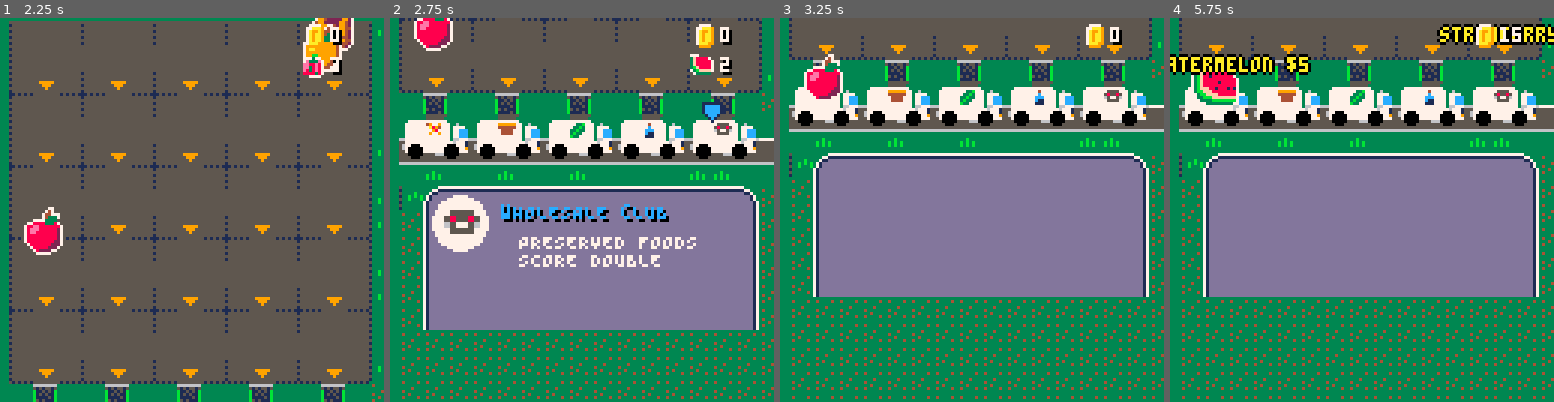
Above: before the commit, frames 1-4 (left to right).
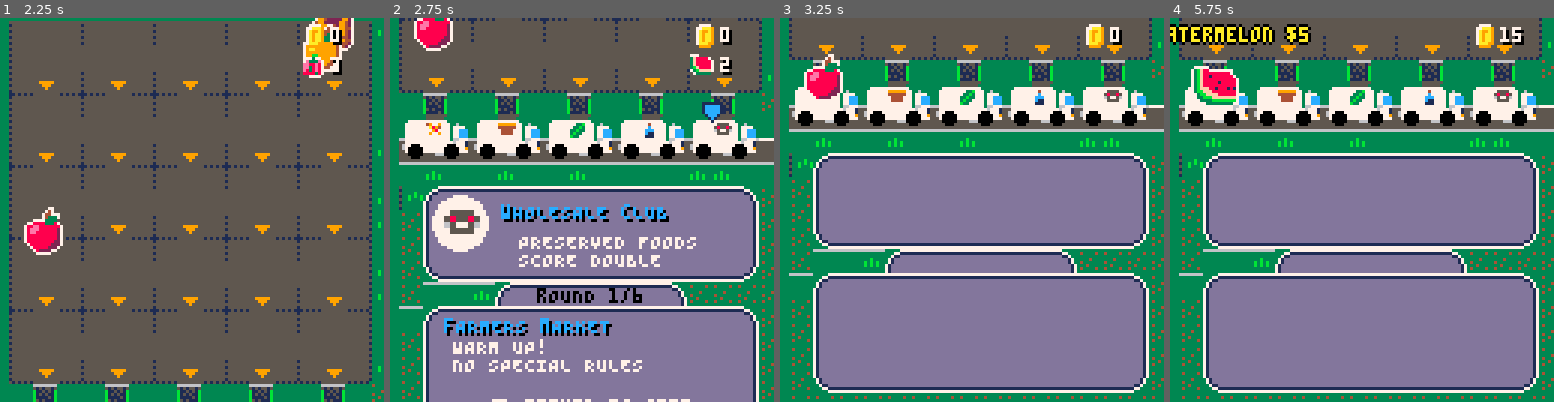
Above: after the commit, the same moments.

Repository: joeld42/ldjam_jovoc
Game: PICO-8 cartridge ld52_harvest/harvest.p8
Same seed, same stepped clock (60 frames per second), same inputs: the game is played once before the commit and once after it.
Inputs:
- Up to frame 1 (2.25 s): tap O (Z key) at 0.33, 0.7, 1.43, 2.22 s; tap X (X key) at 1.07, 2.07 s; hold Left from 1.97 s (still down)
- Up to frame 2 (2.75 s): release Left at 2.37 s; tap X (X key) at 2.4, 2.73 s; hold Down from 2.42 s (still down)
- Up to frame 3 (3.25 s): release Down at 2.82 s; hold Right from 2.87 s (still down); tap X (X key) at 3.07 s; tap O (Z key) at 3.1 s
- Up to frame 4 (5.75 s): tap X (X key) every 0.33 s from 3.4 to 5.73 s; release Right at 3.53 s; hold Up 3.58-4.08 s; tap O (Z key) at 3.98, 4.87 s; hold Right 4.13-4.53 s; hold Down 4.58-5.08 s; hold Left from 5.13 s (still down)

Frame 1 is identical in both runs. In frame 2, 24% of the frame differs, in the area x 2-97%, y 64-100%; in frame 3, 28%; in frame 4, 32%, in the area x 0-100%, y 1-98%.

Commit message:
build working

Diff:
--- a/ld52_harvest/code/harvest.lua
+++ b/ld52_harvest/code/harvest.lua
@@ -23,8 +23,22 @@
     buildy=-1
     bgx=0
     bgy=0
+    buildleft=0
+
+    round = 1
 
     msgs = {}
+
+    roundinfo = {
+        { name="fARMERS mARKET", desc="WARM UP!\nNO SPECIAL RULES", fkind=99, fmul=1 },
+
+        { name="aPPLE a dAY", desc="APPLE ITEMS X3", fkind=1, fmul=3 },
+        { name="oRANGE yOU gLAD", desc="CITRUS ITEMS X2", fkind=2, fmul=2 },
+        { name="pUMPKIN sPICE sEASON", desc="PUMPKIN ITEMS X2", fkind=3, fmul=2  },
+        { name="sTRAWBERRY fESTIVAL", desc="STRAWBERRY ITEMS X2", fkind=4, fmul=2  },
+        { name="aQUAS fRESCAS", desc="WATERMELON ITEMS X2", fkind=5, fmul=2  },
+    }
+    rinfo = roundinfo[1]
 
     buyerinfo = {
         { name="jUICE bAR", desc="SMOOTHIES\nSCORE DOUBLE" },
@@ -34,11 +48,11 @@
         { name="wHOLESALE cLUB", desc="PRESERVED FOODS\nSCORE DOUBLE" },
     }
     fruitinfo = {
-        { name="apple", fnum=64, cbase=8, cdark=2, cbrite=14, vp = 1 },
-        { name="orange", fnum=64, cbase=9, cdark=4, cbrite=10, vp = 2 },
-        { name="pumpkin", fnum=66, cbase=4, cdark=2, cbrite=9, vp = 3 },
-        { name="strawberry", fnum=66, cbase=8, cdark=3, cbrite=14, vp = 4 },
-        { name="watermelon", fnum=68, cbase=8, cdark=2, cbrite=14, vp = 5 },
+        { name="apple", fkind=1, fnum=64, cbase=8, cdark=2, cbrite=14, vp = 1 },
+        { name="orange", fkind=2, fnum=64, cbase=9, cdark=4, cbrite=10, vp = 2 },
+        { name="pumpkin", fkind=3, fnum=66, cbase=4, cdark=2, cbrite=9, vp = 3 },
+        { name="strawberry", fkind=4,fnum=66, cbase=8, cdark=3, cbrite=14, vp = 4 },
+        { name="watermelon", fkind=5, fnum=68, cbase=8, cdark=2, cbrite=14, vp = 5 },
     }
 
     shopitems = {}
@@ -50,13 +64,13 @@
     }
 
     shopitembuilds = {
-        { name="fANCIFIER", price=5, icon=194 },
-        { name="bLENDER", price=8, icon=196 },
-        { name="cLONEjAR", price=10, icon=198 },
-        { name="cANNER", price=6, icon=192 },
-        { name="pIEINATOR", price=6, icon=204 },
-        { name="mANURE", price=8, icon=202 },
-        { name="sORTER", price=6, icon=200 },
+        { name="fANCIFIER", icon=194 },
+        { name="bLENDER",  icon=196 },
+        { name="cLONEjAR", icon=198 },
+        { name="cANNER",  icon=192 },
+        { name="pIEINATOR", icon=204 },
+        { name="mANURE",  icon=202 },
+        { name="sORTER",  icon=200 },
     }
 
     -- read the initial grid from the map
@@ -177,9 +191,11 @@
                 -- Convert fruit to score
                 local vpfruit = score_fruit(f, f.nxcol )
 
+                printh( "SCORED " .. tostr(vpfruit) )
+
                 vp = vp + vpfruit
                 name = describe_fruit(f) .. " $" .. tostr(vpfruit)
-                spawn_msg( f.sx-20, f.sy-10, name, 10 )
+                spawn_msg( f.sx-20, f.sy-20, name, 10 )
 
                 done = 1
             end
@@ -306,6 +322,7 @@
         -- canner
         f.fnum = 96
         f.canned = true
+        f.baked = false
     elseif (g.icon == 202) then
         -- manure pile
         f.coutline = 11
@@ -334,20 +351,30 @@
     -- start with base value
     local vp = f.vp
 
-    -- debg test
-    if buyer==1 and f.fnum==66 then
-        vp = 10
-    end
-
     -- do modifiers
-    if (buyer==0) and (f.smoothie) then
-        vp *= 2 -- juice bar
-    elseif (buyer==1) and (f.baked) then
-        vp *= 2 -- bakery
-    elseif (buyer==4) and (f.organic) then
-        vp *= 2 -- fancy grocery
-    elseif (buyer==5) and (f.canned) then
-        vp *= 2 -- wholesaler
+    if buyer==0 then
+        if f.smoothie then
+            vp *= 2 -- juice bar
+        end
+    elseif buyer==1 then
+        if f.baked then
+            vp *= 2 -- bakery
+        end
+    elseif buyer==4 then
+        if f.organic then
+            vp *= 2 -- fancy grocery
+        end
+    elseif buyer==5 then
+        if f.canned then
+            vp *= 2 -- wholesaler
+        end
+    end
+
+    -- round modifiers
+    printh ("checking " .. tostr(rinfo.fkind) .. " " .. tostr(f.fkind) )
+    if f.fkind == rinfo.fkind then
+        vp *= rinfo.fmul
+        printh ("x " .. (rinfo.fmul) .. " vp " .. tostr(vp) )
     end
 
     return vp
@@ -378,6 +405,7 @@
     local finfo = fruitinfo[finfo_ndx]
     local ff = {
         fnum = finfo.fnum,
+        fkind = finfo.fkind,
         name= finfo.name,
         cbase = finfo.cbase,
         cdark = finfo.cdark,
@@ -534,7 +562,6 @@
 
 function open_shop()
 
-
     while #shopitems < 3 do
         add( shopitems, gen_shop_item() )
     end
@@ -542,6 +569,7 @@
     shopytarg = 70
     shopdone = false
     shopsel=0
+    buildleft = 3
 end
 
 function shop_update()
@@ -564,17 +592,13 @@
                 -- done button pressed
                 shopytarg = 129
                 shopdone = true
-            elseif bitem.price <= vp then
+            else
                 -- buy/build an item
                 shopytarg = 129
                 buildx = 3
                 buildy = 3
                 bgx = 64
                 bgy=128
-            else
-                printh( "Cant afford")
-                --spawn_msg( 8 * (shopsel-1)*35, shopy+47, "cANT aFFORD!", 6 )
-                spawn_msg( 35, gmy+ shopy, "cANT aFFORD!", 8 )
             end
         end
 
@@ -603,7 +627,7 @@
             local gg = make_grid( bitem.dx, bitem.dy )
             gg.icon = bitem.icon
 
-            vp -= bitem.price
+            buildleft -= 1
 
             grid[ grid_ndx(buildx,buildy) ] = gg
 
@@ -624,10 +648,11 @@
             -- replace the built item
             shopitems[shopsel+1] = gen_shop_item()
 
-            -- shopytarg = 129
-            -- shopdone = true
-            -- buildx = -1
-            -- printh("Build complete ---- ")
+            if (buildleft==0) then
+                shopytarg = 129
+                shopdone = true
+                buildx = -1
+            end
 
         elseif (btnp(4)) then
             buildx = -1
@@ -645,10 +670,22 @@
     -- drop cursor
     if fruitleft > 0 then fruit_cursor()
     elseif #fruits == 0 then
-        if (#shopitems == 0) then
-            open_shop()
-        end
-        shop_update()
+
+        -- Is the game over?
+        local nextr = roundinfo[round+1]
+        if nextr == nil then
+            -- next round
+            round = round + 1
+            rinfo = roundinfo[round]
+            mode = 2
+            fruitleft=1
+            gmytarg = 30*8
+        else
+            if (#shopitems == 0) then
+                open_shop()
+            end
+            shop_update()
+        end
     end
 
     -- fruit update
@@ -670,6 +707,13 @@
     if (shopdone and shopy >= 127) then
         fruitleft = 5
         shopitems = {}
+
+        -- next round
+        round = round + 1
+        rinfo = roundinfo[round]
+        mode = 2
+        gmytarg = 30*8
+
     end
 
     -- building?
@@ -699,7 +743,7 @@
     camera(0,0)
     rectfill( 0, shopy, 34, shopy+10, 13 )
     rectfill( 0, shopy+10, 128, 128, 13 )
-    print( "upgrade", 4, shopy+2, 12 )
+    print( "upgrade " .. tostr(4-buildleft) .. "/3", 4, shopy+2, 12 )
     for ndx, item in ipairs(shopitems) do
         local xx = 8 + (ndx-1) * 35
 
@@ -710,15 +754,11 @@
         print( item.name, xx-3, shopy+12, 7)
         map( item.mapx, 16, xx, shopy+20, 4, 4 )
         spr( item.icon, xx+4, shopy+23, 2, 2 )
-
-        spr( 16, xx+2, shopy+46 )
-        local cc = tostr(item.price)
-        print( cc, xx+13, shopy+48, 0 )
-        local pcol = 7
-        if (item.price > vp) then
-            pcol = 8
-        end
-        print( cc, xx+12, shopy+47, pcol )
+    end
+
+    local nextr = roundinfo[round+1]
+    if (nextr != nil) then
+        print( "Next:" .. nextr.desc, 10, shopy+50, 7 )
     end
 
     -- Done button
@@ -740,6 +780,29 @@
     print( buyerinfo[slot+1].name, 34, 290, 12 )
 
     print( buyerinfo[slot+1].desc, 40, 300, 7 )
+
+    -- seasonal events
+    if (rinfo != nil) then
+        print( "rOUND " .. tostr(round) .. "/6", 46, 318, 0 )
+
+        print( rinfo.name, 16, 329, 0 )
+        print( rinfo.name, 15, 328, 12 )
+
+        print( rinfo.desc, 18, 335, 7 )
+
+        print( "⬆️ return to game", 30, 355, 7 )
+    else
+        print( "gAME oVER", 46, 318, 0 )
+
+        local s = "final score "
+        print( s, 40, 329, 0 )
+        print( s, 41, 328, 10 )
+
+        print( "--[ " .. tostr(vp) .. " ]--" , 42, 342, 7 )
+
+        --print( "⬆️ return to game", 30, 355, 7 )
+    end
+
 
 end
 
--- a/ld52_harvest/harvest.p8
+++ b/ld52_harvest/harvest.p8
@@ -81,19 +80,19 @@
 000000000000000000000000000000005577777777777777776777155555555533377111111773331111111171dddddddddddddddddddddd0000000000000000
 20b9cacacacacacacacacacacacaba205677000777777777000777155555555533711dddddd11733dddddddd71dddddddddddddddddddddd0000000000000000
 0000000000000000000000000000000056700000777777700000779555555555371dddddddddd173dddddddd71dddddddddddddddddddddd0000000000000000
-20b9cacacacacacacacacacacacaba2055700000777777700000777555555555371dddddddddd173dddddddd71ddddddd77777777777777d0000000000000000
+208aaaaaaaaaaaaaaaaaaaaaaaaa9a2055700000777777700000777555555555371dddddddddd173dddddddd71ddddddd77777777777777d0000000000000000
 000000000000000000000000000000005550000055556660000055555555555571dddddddddddd17dddddddd71dddddddd111111111111dd0000000000000000
-20b9cacacacacacacacacacacacaba205555000555555555000555555555555571dddddddddddd17dddddddd71dddddddddddddddddddddd0000000000000000
+204a4a5a89a9a9a9a9a9a999202020205555000555555555000555555555555571dddddddddddd17dddddddd71dddddddddddddddddddddd0000000000000000
 000000000000000000000000000000005555555555555555555555555555555571dddddddddddd17dddddddd71dddddddddddddddddddddd0000000000000000
-20b9cacacacacacacacacacacacaba206666666666666666666666660000000071dddddddddddd17dddddddddddddd17dddddddd000000000000000000000000
+4a89a9a9a9a9a9a9a9a9a9a9a9a999206666666666666666666666660000000071dddddddddddd17dddddddddddddd17dddddddd000000000000000000000000
 000000000000000000000000000000003333333333333333000000001111111071dddddddddddd17dddddddddddddd17dddddddd000000000000000000000000
-202020202020202020202020202020203333333333333333000000001ccccc1071dddddddddddd17dddddddddddddd17dddddddd000000000000000000000000
+20b9cacacacacacacacacacacacaba203333333333333333000000001ccccc1071dddddddddddd17dddddddddddddd17dddddddd000000000000000000000000
 0000000000000000000000000000000033333333333b3333000000001ccccc10371dddddddddd173dddddddddddddd17dddddddd000000000000000000000000
-20202020202020202020202020202020333333333b3b3b33000000001ccccc10371dddddddddd173dddddddddddddd17dddddddd000000000000000000000000
+20b9cacacacacacacacacacacacaba20333333333b3b3b33000000001ccccc10371dddddddddd173dddddddddddddd17dddddddd000000000000000000000000
 00000000000000000000000000000000333333333b3b3b330000000001ccc10033711dddddd11733dddddddddddddd17dddddddd000000000000000000000000
-20202020202020202020202020202020333333333333333300000000001c1000333771111117733311111111dddddd17dddddddd000000000000000000000000
+20b9cacacacacacacacacacacacaba20333333333333333300000000001c1000333771111117733311111111dddddd17dddddddd000000000000000000000000
 0000000000000000000000000000000033333333333333330000000000010000333337777773333377777777dddddd17dddddddd000000000000000000000000
-20202020202020202020202020202020000000000000000000000000000000000000000000000000000000000000000000000000000000000000000000000000
+208aaaaaaaaaaaaaaaaaaaaaaaaa9a20000000000000000000000000000000000000000000000000000000000000000000000000000000000000000000000000
 00000000000000000000000000000000000000000000000000000000000000000000000000000000000000000000000000000000000000000000000000000000
 20202020202020202020202020202020000000000000000000000000000000000000000000000000000000000000000000000000000000000000000000000000
 00000000000000000000000000000000000000000000000000000000000000000000000000000000000000000000000000000000000000000000000000000000
